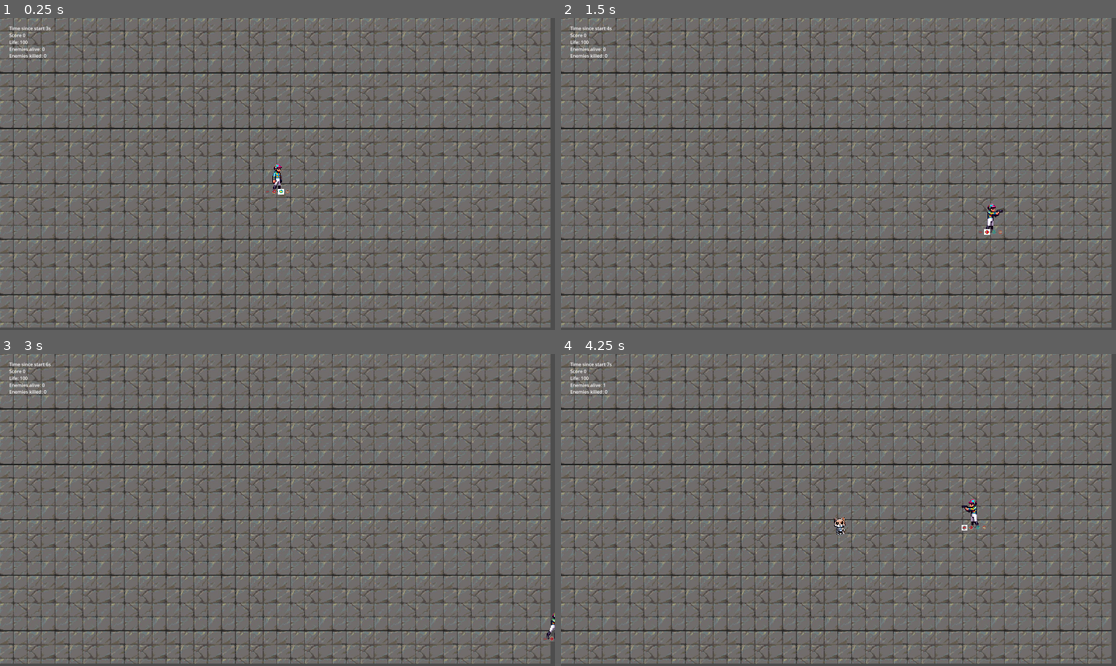
Above: before the commit, frames 1-4 (two rows, left to right).
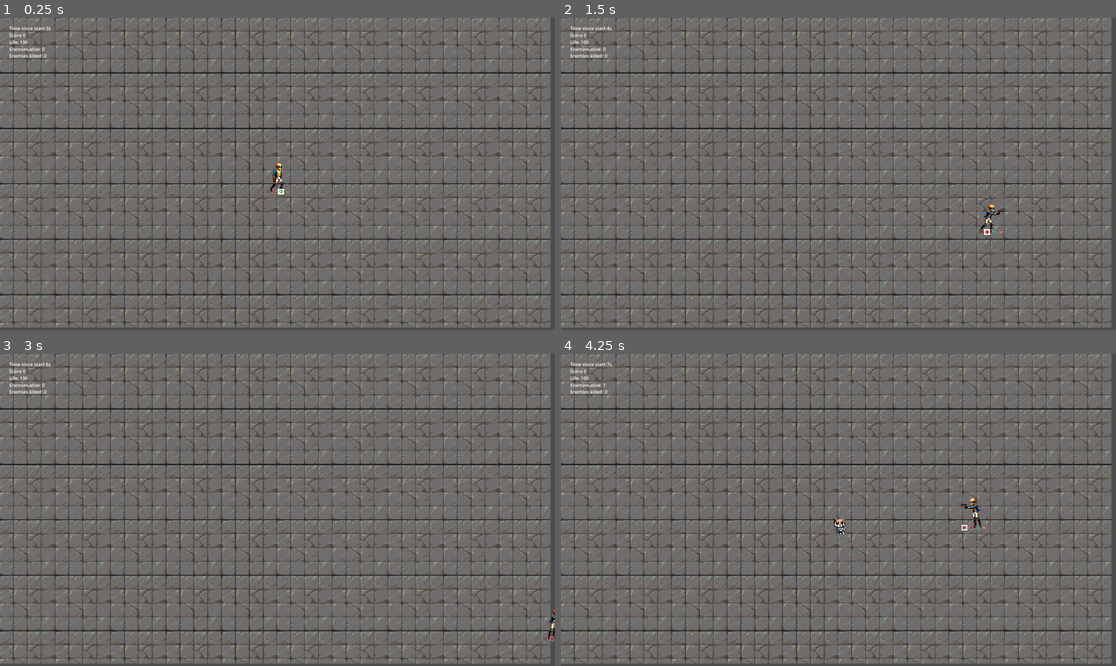
Above: after the commit, the same moments.

Repository: elVariable/gamejam
Game: Godot game, scene res://scenes/levels/main.tscn
Two runs of this game, one before a commit and one after it. Both use one fixed random seed, a clock stepped at 60 frames per second and the inputs below. The engine's default icon, where the game draws it, is replaced by a stand-in: a white triangle on a blue panel in a dark square. Sound files missing from this copy of the repository are replaced by a short silence.
Inputs:
- Up to frame 1 (0.25 s): no input
- Up to frame 2 (1.5 s): tap Enter at 0.5 s; hold D (Right) 0.53-1.28 s; tap U (Fire0) at 0.6 s; hold S (Down) from 1.28 s (still down); tap I (Fire1) at 1.35 s
- Up to frame 3 (3 s): release S (Down) at 2.03 s; hold D (Right) 2.03-2.78 s; tap O (Fire2) at 2.1 s; hold W (Up) from 2.78 s (still down); tap P (Fire3) at 2.85 s
- Up to frame 4 (4.25 s): release W (Up) at 3.53 s; hold A (Left) from 3.53 s (still down); tap U (Fire0) at 3.6 s

The runs differ from the first frame. In frame 1, 0.1% of the frame differs, in the area x 48-52%, y 46-56%; in frame 2, 0.1%; in frame 3, less than 0.1%; in frame 4, 0.2%, in the area x 72-76%, y 46-56%.

Commit message:
added new player model, added shot animation

Diff:
--- a/scenes/prefabs/player.tscn
+++ b/scenes/prefabs/player.tscn
@@ -1,15 +1,13 @@
-[gd_scene load_steps=8 format=3 uid="uid://culh4svls8ec1"]
+[gd_scene load_steps=9 format=3 uid="uid://culh4svls8ec1"]
 
 [ext_resource type="Script" path="res://scripts/player.gd" id="1_plbun"]
-[ext_resource type="Texture2D" uid="uid://b2q6626d76iv1" path="res://Assets/Player/PlayerSprite.png" id="2_lbref"]
+[ext_resource type="Texture2D" uid="uid://c4ej8jr0b6wgd" path="res://Assets/Player/PlayerSprite2.png" id="2_0ik6s"]
 
 [sub_resource type="RectangleShape2D" id="RectangleShape2D_fx6f5"]
 size = Vector2(62, 62)
 
 [sub_resource type="Animation" id="Animation_8cw3q"]
 resource_name = "Idle"
-length = 0.3
-loop_mode = 1
 tracks/0/type = "value"
 tracks/0/imported = false
 tracks/0/enabled = true
@@ -17,10 +15,10 @@
 tracks/0/interp = 1
 tracks/0/loop_wrap = true
 tracks/0/keys = {
-"times": PackedFloat32Array(0, 0.2),
-"transitions": PackedFloat32Array(1, 1),
+"times": PackedFloat32Array(0, 0.2, 0.4, 0.6, 0.8),
+"transitions": PackedFloat32Array(1, 1, 1, 1, 1),
 "update": 1,
-"values": [1, 2]
+"values": [0, 1, 2, 1, 0]
 }
 
 [sub_resource type="Animation" id="Animation_ddy6k"]
@@ -40,7 +38,6 @@
 
 [sub_resource type="Animation" id="Animation_uie3n"]
 resource_name = "Shot"
-length = 0.5
 loop_mode = 1
 tracks/0/type = "value"
 tracks/0/imported = false
@@ -49,15 +46,33 @@
 tracks/0/interp = 1
 tracks/0/loop_wrap = true
 tracks/0/keys = {
-"times": PackedFloat32Array(0, 0.1, 0.2, 0.3, 0.4),
-"transitions": PackedFloat32Array(1, 1, 1, 1, 1),
+"times": PackedFloat32Array(0, 0.1, 0.3, 0.4),
+"transitions": PackedFloat32Array(1, 1, 1, 1),
 "update": 1,
-"values": [5, 6, 7, 6, 5]
+"values": [5, 6, 5, 4]
+}
+
+[sub_resource type="Animation" id="Animation_y7xso"]
+resource_name = "Move"
+length = 0.4
+loop_mode = 1
+tracks/0/type = "value"
+tracks/0/imported = false
+tracks/0/enabled = true
+tracks/0/path = NodePath("Icon:frame")
+tracks/0/interp = 1
+tracks/0/loop_wrap = true
+tracks/0/keys = {
+"times": PackedFloat32Array(0, 0.2),
+"transitions": PackedFloat32Array(1, 1),
+"update": 1,
+"values": [4, 8]
 }
 
 [sub_resource type="AnimationLibrary" id="AnimationLibrary_wobi3"]
 _data = {
 "Idle": SubResource("Animation_8cw3q"),
+"Move": SubResource("Animation_y7xso"),
 "RESET": SubResource("Animation_ddy6k"),
 "Shot": SubResource("Animation_uie3n")
 }
@@ -75,7 +90,7 @@
 unique_name_in_owner = true
 position = Vector2(-0.280612, 1.53521)
 scale = Vector2(0.473135, 0.476012)
-texture = ExtResource("2_lbref")
+texture = ExtResource("2_0ik6s")
 hframes = 4
 vframes = 4
 frame = 1
--- a/scripts/player.gd
+++ b/scripts/player.gd
@@ -40,9 +40,10 @@
             weapon.position.x = -weapon.position.x
 
     if not velocity.is_zero_approx():
-        $AnimationPlayer.play("Shot")
+        $AnimationPlayer.play("Move")
     else:
-        $AnimationPlayer.stop()
+        pass
+       # $AnimationPlayer.play("Idle")
 
     position = position.clamp(Vector2.ZERO, get_viewport_rect().size)
     move_and_slide()
--- a/scripts/weapons/weapon.gd
+++ b/scripts/weapons/weapon.gd
@@ -54,9 +54,11 @@
 func fire_bullets():
     for i in range(base_spawn_rate):
         var direction = get_normalized_direction()
+
+     #   var PlayShotAnimation = get_parent().get_node("AnimationPlayer")animation_player.play("Shot")
         if direction:
             var bullet_instance = bullet_scene.instantiate()
-
+            get_parent().get_node("AnimationPlayer").play("Shot")
             bullet_instance.position = get_legit_spawn()
             bullet_instance.direction = get_normalized_direction()
 
Binary file added: Assets/Player/PlayerSprite2.png
Not shown, added: Assets/Player/PlayerSprite2.png.import
